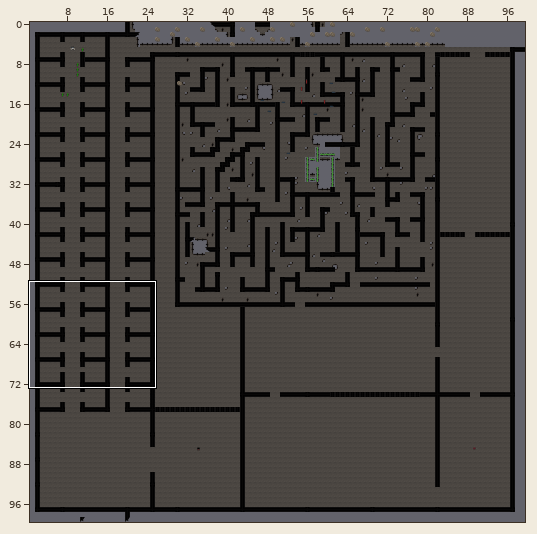
One commit to this Tiled map (JSON): public/maps/s_karteship.tmj. Above: a wide view before the commit, with the close-up outlined.
Close-up. The starting point:
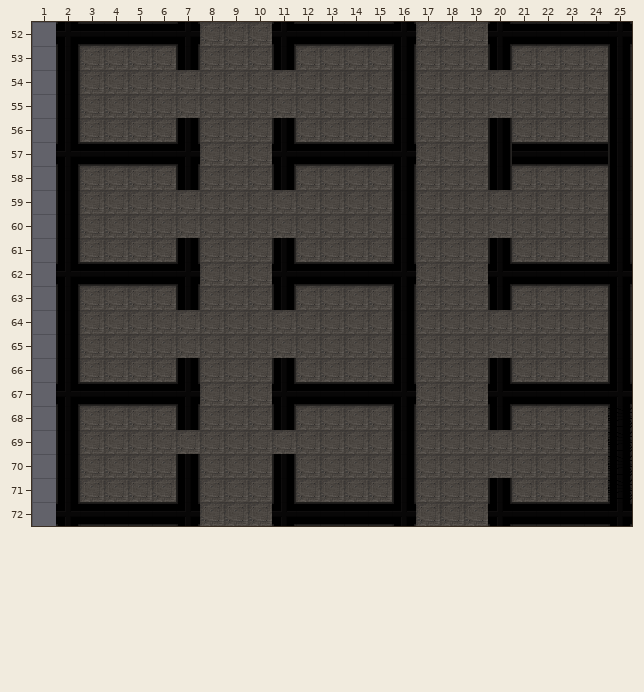
Cells are 32x32 px. Shown: x 1..25, y 52..72. The commit also changed other parts of the map, which this record leaves out.
The same view after the edit:
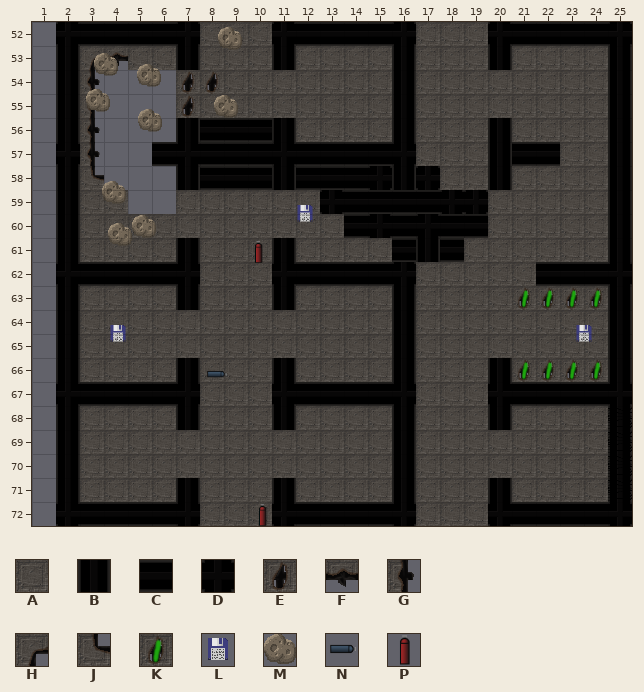
Key: from "ship": A 0, B 1, C 2, D 3, E 4, F 5, G 8, H 9, J 12, K 17, L 56, M 59, N 61, P 62.
_ is an empty cell.
Objects are placed by their top-left corner, in cells (3,4 is the top-left corner of cell 3,4); size is 1x1 cell unless given.
The exact change:
Layer "Tile Layer 1":
Tile B becomes tile A in row 61 at x 20; in row 63 at x 20; in row 70 at x 7 and 11.
Tile C becomes tile A in row 57 at x 23 to 24; in row 62 at x 21.
Tile D becomes tile A in row 62 at x 20.
Tile A becomes tile B in row 61 at x 17.
Tile A becomes tile C in rows 56 to 57 at x 8 to 10; in row 58 at x 8 to 10 and 12 to 14; in row 59 at x 14 to 15 and 17; in row 60 at x 14 and 18 to 19; in row 61 at x 18.
Tile B becomes tile C in rows 59 to 61 at x 16.
Tile A becomes tile D in row 58 at x 15 and 17; in row 59 at x 13 and 18 to 19; in row 60 at x 15 and 17.
Tile A becomes tile E in row 54 at x 7 to 8; in row 55 at x 7.
Tile A becomes tile F in row 53 at x 4.
Tile A becomes tile G in rows 54 to 56 at x 3.
Tile C becomes tile G in row 57 at x 3.
Tile A becomes tile H in row 53 at x 3.
Tile A becomes tile J in row 58 at x 3.
Tile A becomes tile K in row 63 at x 21 to 24; in row 66 at x 21 to 24.
The author cleared tile A in rows 54 to 56 at x 4 to 6; in row 58 at x 4 to 6; in row 59 at x 5 to 6.
The author cleared tile C in row 57 at x 4 to 5.
Layer "Object Layer 1":
A new object: M at 8.8,52.2.
A new object: M at 3.6,53.3.
A new object: M at 5.4,53.8.
A new object: M at 3.2,54.8.
A new object: M at 8.6,55.
A new object: M at 5.4,55.6.
A new object: M at 3.9,58.6.
A new object: L at 11.9,59.5.
A new object: M at 5.2,60.
A new object: M at 4.2,60.4.
A new object: P at 9.9,61.1.
A new object: L at 4.1,64.5.
A new object: L at 23.5,64.5.
A new object: N at 8.2,66.2.
A new object: P at 10.1,72.
